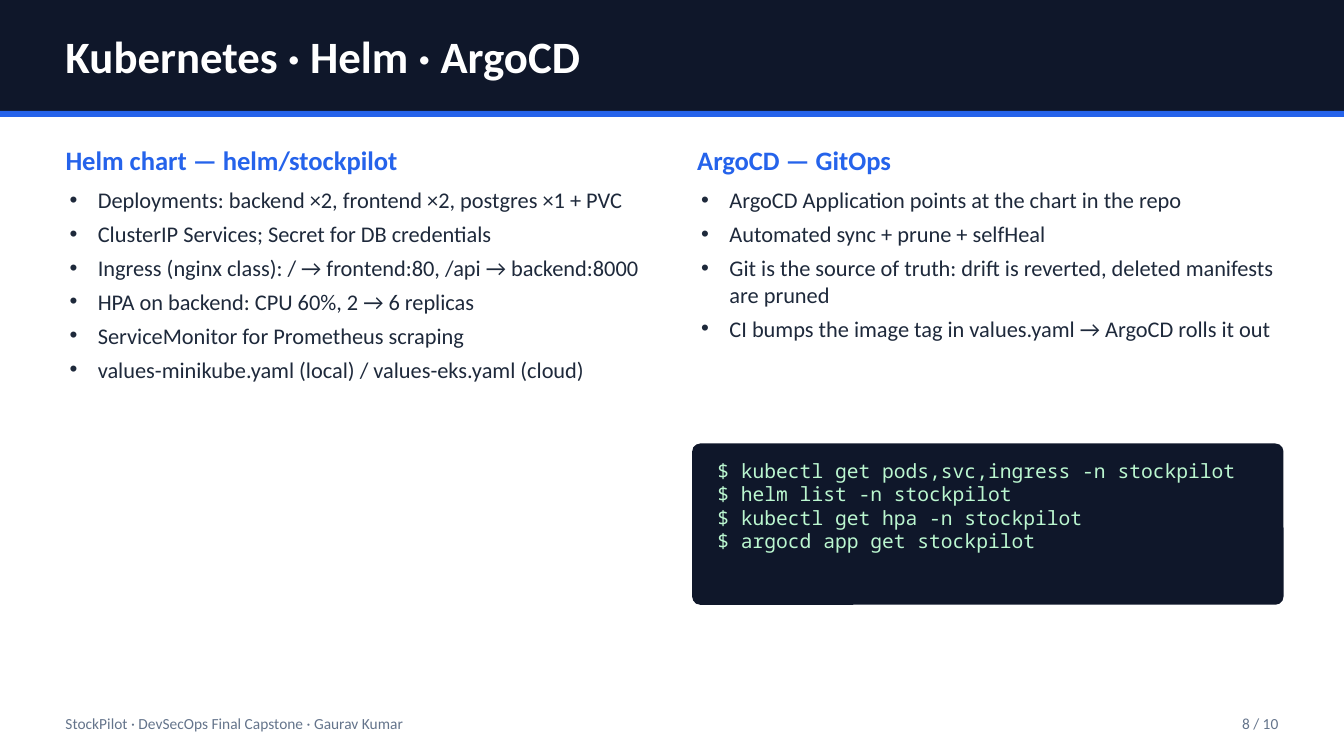
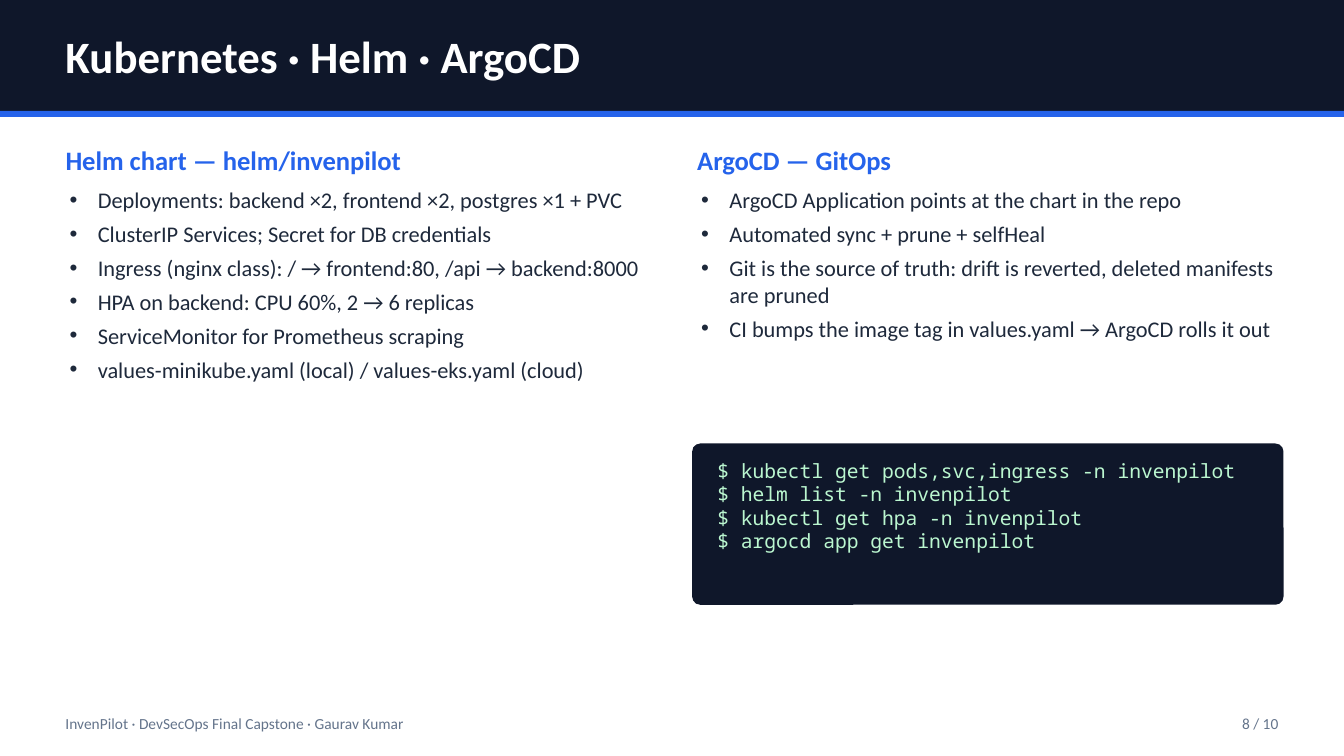
Before and after one commit to Gaurakumar-s/invenpilot-devsecops, a slide deck: slide 8 of demo/slides.pptx. Drawn at 1344x756 pixels with LibreOffice and Linux fonts; fonts in the diff are those of the drawing. Boxes give left, top, right and bottom in pixels: in the first picture for what was removed or moved away, otherwise in the second. Text is boxed around its words. In the diff, an @@ line names an element or a change of style, - is before the commit and + after.

Commit message:
docs: regenerate slides and local screenshots under the InvenPilot name

```diff
--- a/demo/slides.pptx
+++ b/demo/slides.pptx
@@ text at [66, 151, 401, 175]: text changed @@
-Helm chart — helm/stockpilot
+Helm chart — helm/invenpilot
@@ text at [741, 463, 1236, 553]: text changed @@
-$ kubectl get pods,svc,ingress -n stockpilot
-$ helm list -n stockpilot
-$ kubectl get hpa -n stockpilot
-$ argocd app get stockpilot
+$ kubectl get pods,svc,ingress -n invenpilot
+$ helm list -n invenpilot
+$ kubectl get hpa -n invenpilot
+$ argocd app get invenpilot
@@ text at [65, 718, 403, 732]: text changed @@
-StockPilot · DevSecOps Final Capstone · Gaurav Kumar
+InvenPilot · DevSecOps Final Capstone · Gaurav Kumar
```
Also in this commit, not shown: 9 other slides changed, 7 other files.
